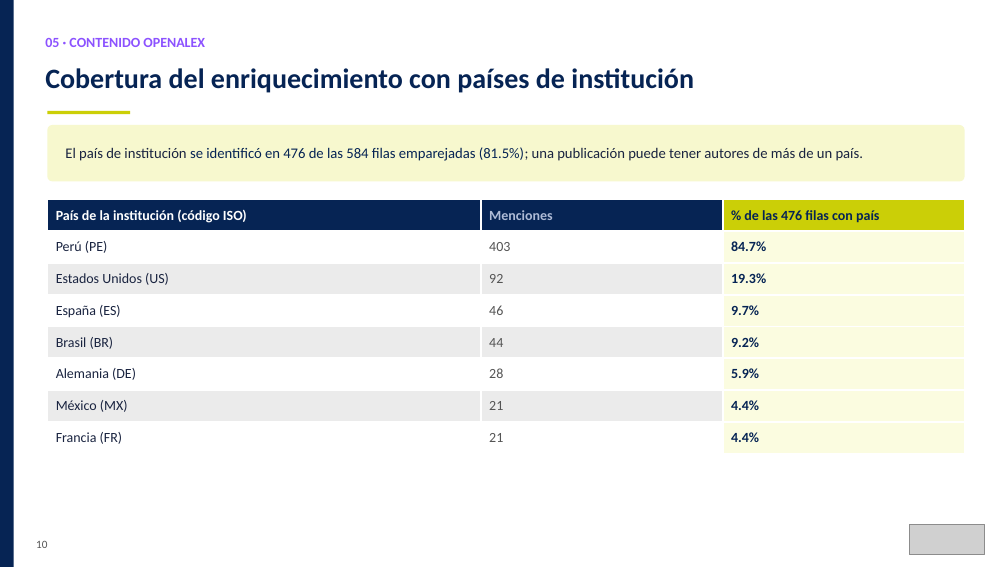
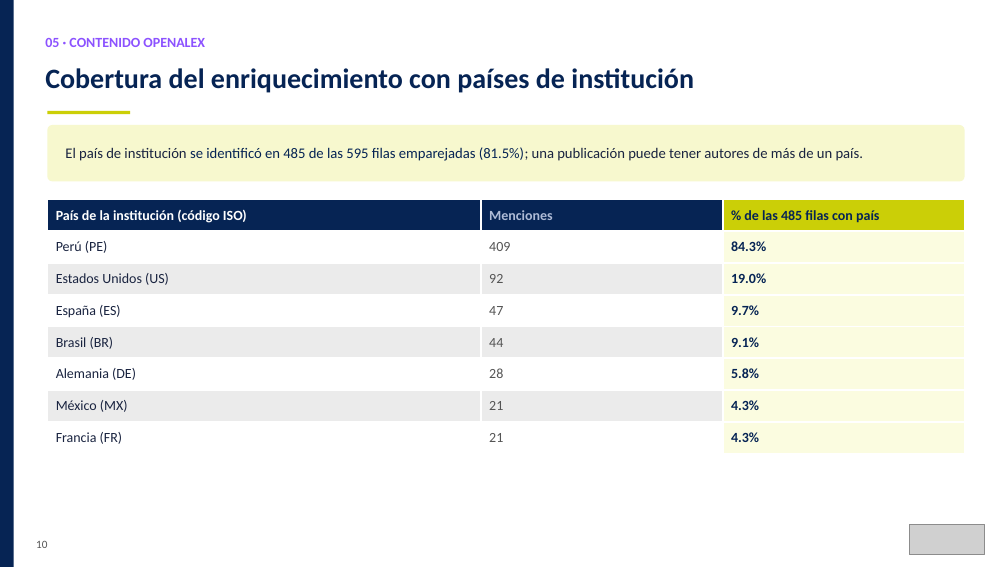
Before and after one commit to Instituto-Pulso-PUCP/LibroBlanco, a slide deck: slide 8 of Slides/Reu_15-08_Libro_Blanco.pptx. Drawn at 1008x567 pixels with LibreOffice and Linux fonts; fonts in the diff are those of the drawing; grey boxes stand for pictures. Boxes give left, top, right and bottom in pixels: in the first picture for what was removed or moved away, otherwise in the second. Text is boxed around its words. In the diff, an @@ line names an element or a change of style, - is before the commit and + after.

```diff
--- a/Slides/Reu_15-08_Libro_Blanco.pptx
+++ b/Slides/Reu_15-08_Libro_Blanco.pptx
@@ text at (65,147,863,161): text changed @@
-El país de institución se identificó en 476 de las 584 filas emparejadas (81.5%); una publicación puede tener autores de más de un país.
+El país de institución se identificó en 485 de las 595 filas emparejadas (81.5%); una publicación puede tener autores de más de un país.
@@ table at (47,200,965,530) @@
-row 1, column 3: % de las 476 filas con país
+row 1, column 3: % de las 485 filas con país
-row 2, column 2: 403
+row 2, column 2: 409
-row 2, column 3: 84.7%
+row 2, column 3: 84.3%
-row 3, column 3: 19.3%
+row 3, column 3: 19.0%
-row 4, column 2: 46
+row 4, column 2: 47
-row 5, column 3: 9.2%
+row 5, column 3: 9.1%
-row 6, column 3: 5.9%
+row 6, column 3: 5.8%
-row 7, column 3: 4.4%
+row 7, column 3: 4.3%
-row 8, column 3: 4.4%
+row 8, column 3: 4.3%
```
Also in this commit, not shown: 5 other slides changed, 7 slides added, 2 slides removed, 15 other files.
